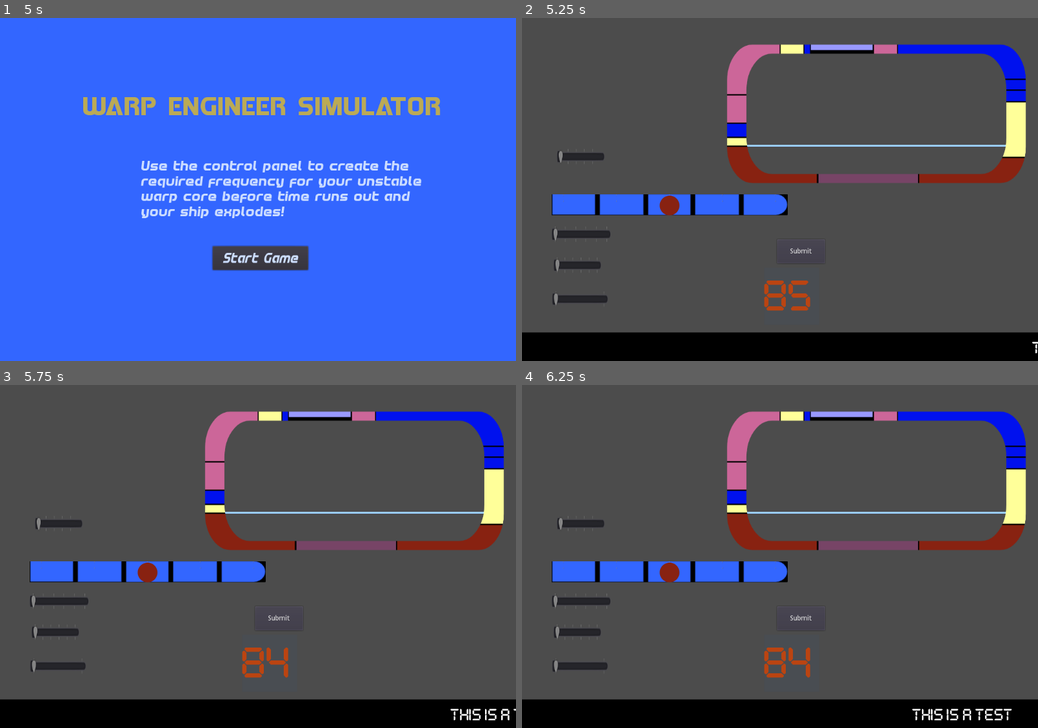
Above: before the commit, frames 1-4 (two rows, left to right).
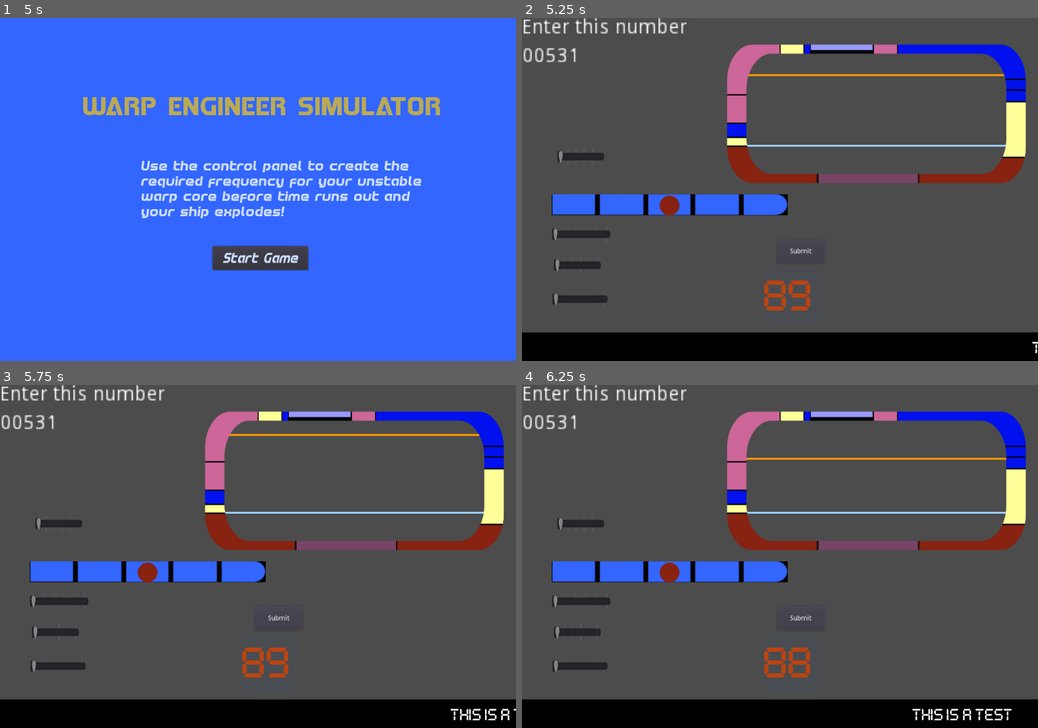
Above: after the commit, the same moments.

Repository: squiggle-at-squiggle/LDJam49
Game: Godot game, scene res://Scenes/Main.tscn
Two runs of this game, one before a commit and one after it. Both use one fixed random seed, a clock stepped at 60 frames per second and the inputs below.
Inputs:
- Up to frame 1 (5 s): click "Start Game" at 0.5 s; click "Submit" at 1.25 s; click "Submit" at 2 s; click "Submit" at 2.75 s; tap Enter at 3.5 s; tap Space at 4.25 s
- Up to frame 2 (5.25 s): click "Start Game" at 5 s
- Up to frame 3 (5.75 s): no input
- Up to frame 4 (6.25 s): no input

Frame 1 is identical in both runs. In frame 2, 1.1% of the frame differs, in the area x 0-94%, y 0-81%; in frame 3, 1.1%; in frame 4, 1.1%, in the area x 0-94%, y 0-86%.
Error before the commit: Attempt to call function 'queue_free' in base 'previously freed instance' on a null instance. (res://Code/Main.gd:52)

Commit message:
fixing lose/win bug

Diff:
--- a/Code/Main.gd
+++ b/Code/Main.gd
@@ -81,3 +81,4 @@
 		new_round()
 	else:
 		LoseGame()
+		round_counter=0
